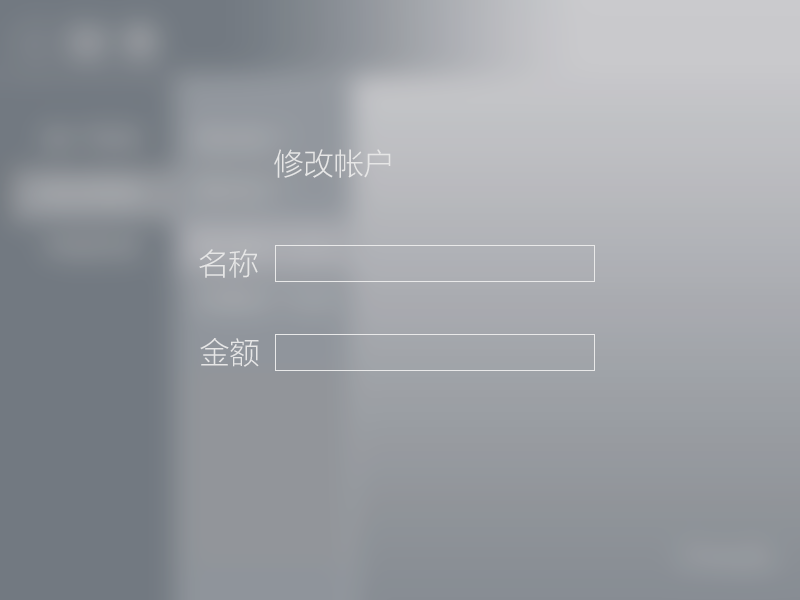
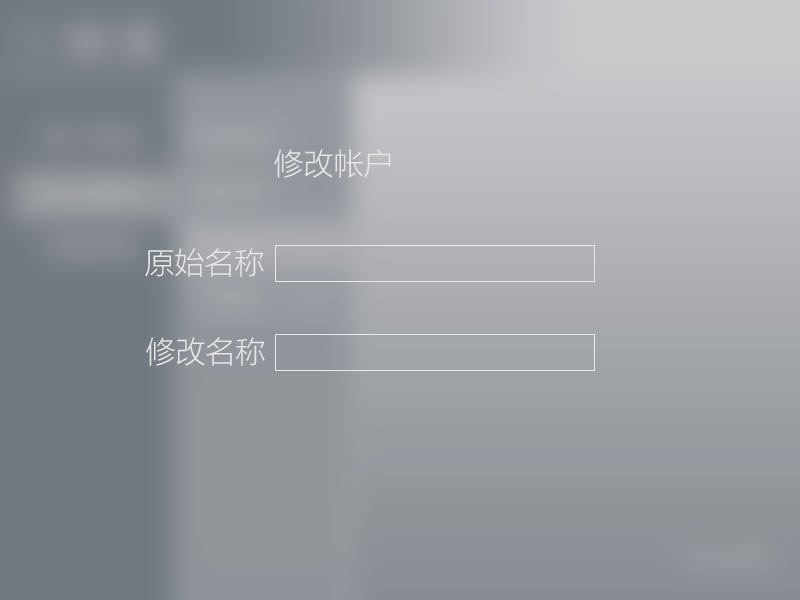
Revision of a layered 800 × 600 image; what changed, layer by layer:
renamed "金额" to "修改名称", painted on it over [146, 337, 265, 367]
renamed "名称" to "原始名称", painted on it over [145, 248, 264, 278]
